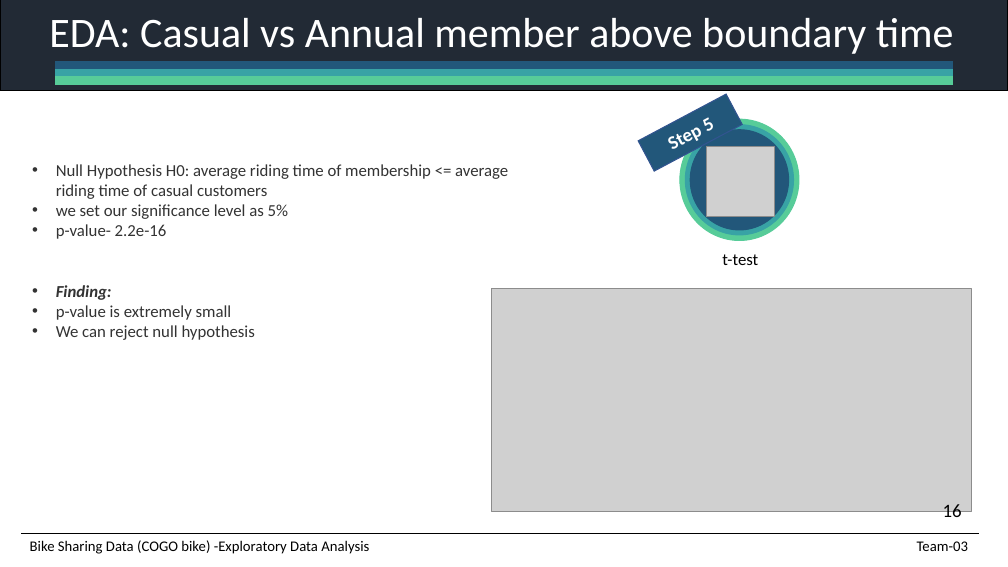
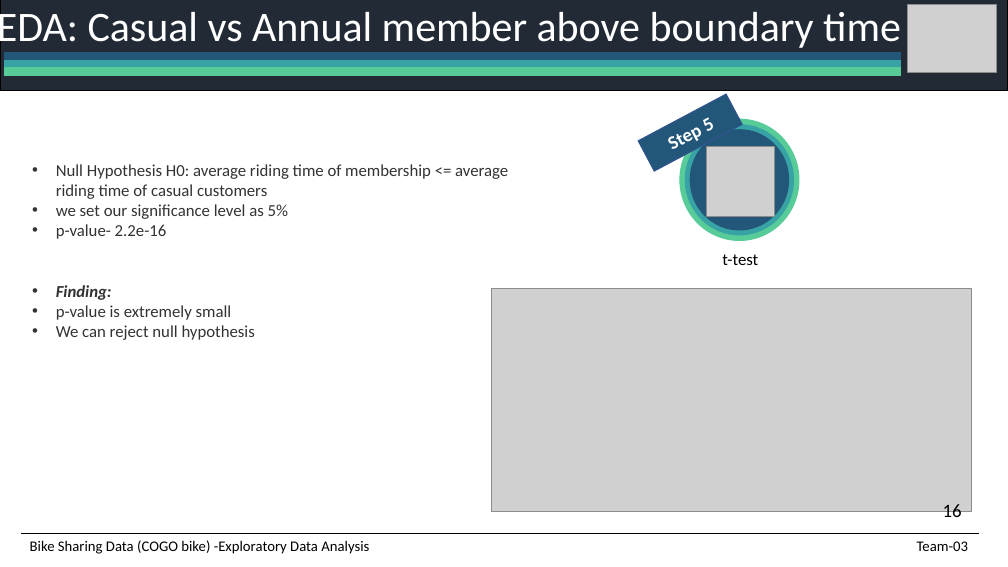
Before and after one commit to Laisouchiu/DATS-6101-Project-1, a slide deck: slide 17 of EDA_Team03_FinalProject.pptx. Drawn at 1008x567 pixels with LibreOffice and Linux fonts; fonts in the diff are those of the drawing; grey boxes stand for pictures. Boxes give left, top, right and bottom in pixels: in the first picture for what was removed or moved away, otherwise in the second. Text is boxed around its words. In the diff, an @@ line names an element or a change of style, - is before the commit and + after.

```diff
--- a/EDA_Team03_FinalProject.pptx
+++ b/EDA_Team03_FinalProject.pptx
@@ text "EDA: Casual vs Annual member ..." rewrapped from (49, 18, 954, 54) to (0, 6, 901, 51) @@
@@ picture added at (908, 5, 997, 73) @@
@@ 3 rectangles: place and size @@
-3 rectangles at (56, 61, 952, 84)
+3 rectangles at (4, 53, 900, 76)
```
Also in this commit, not shown: 22 other slides changed, 1 slide added.
